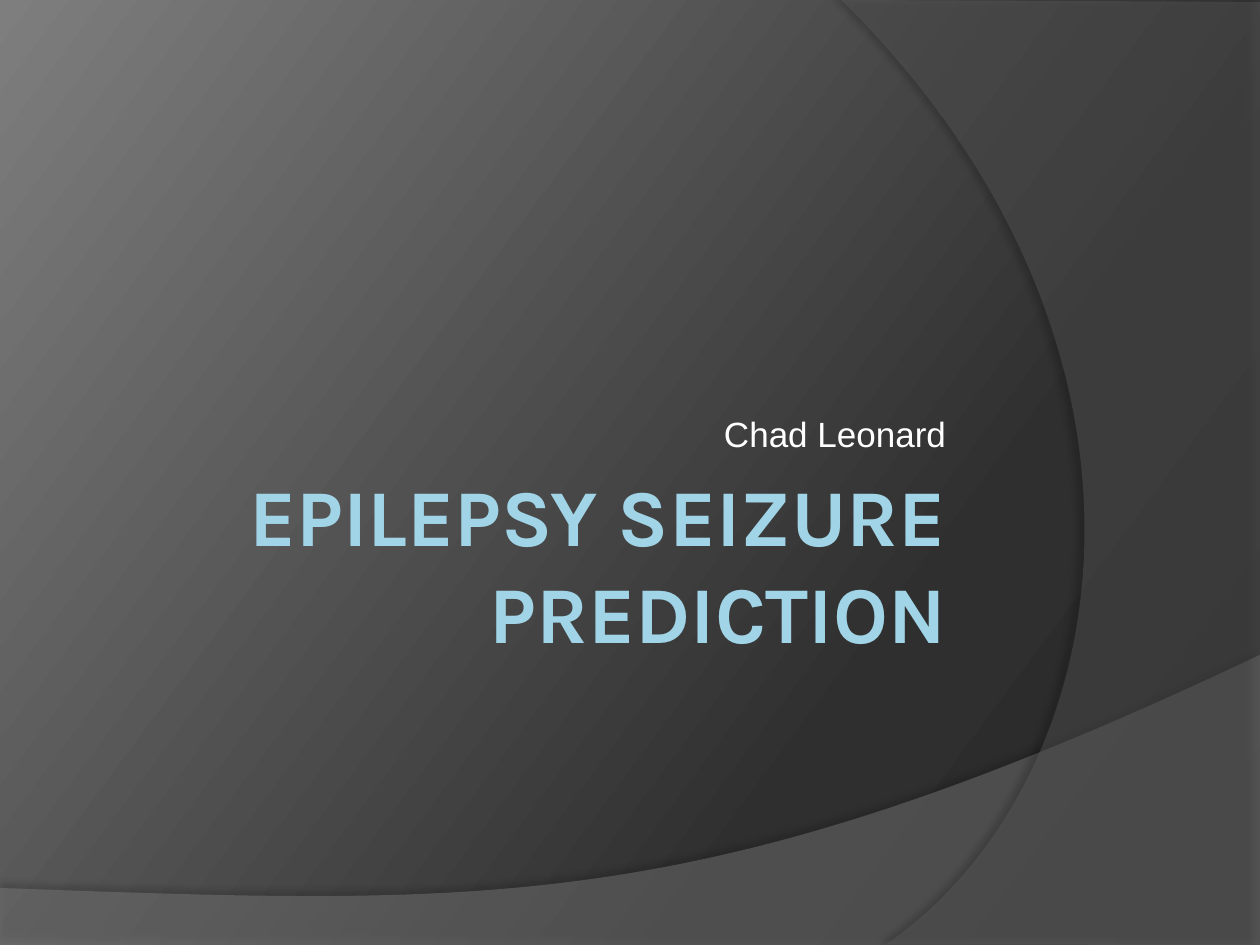
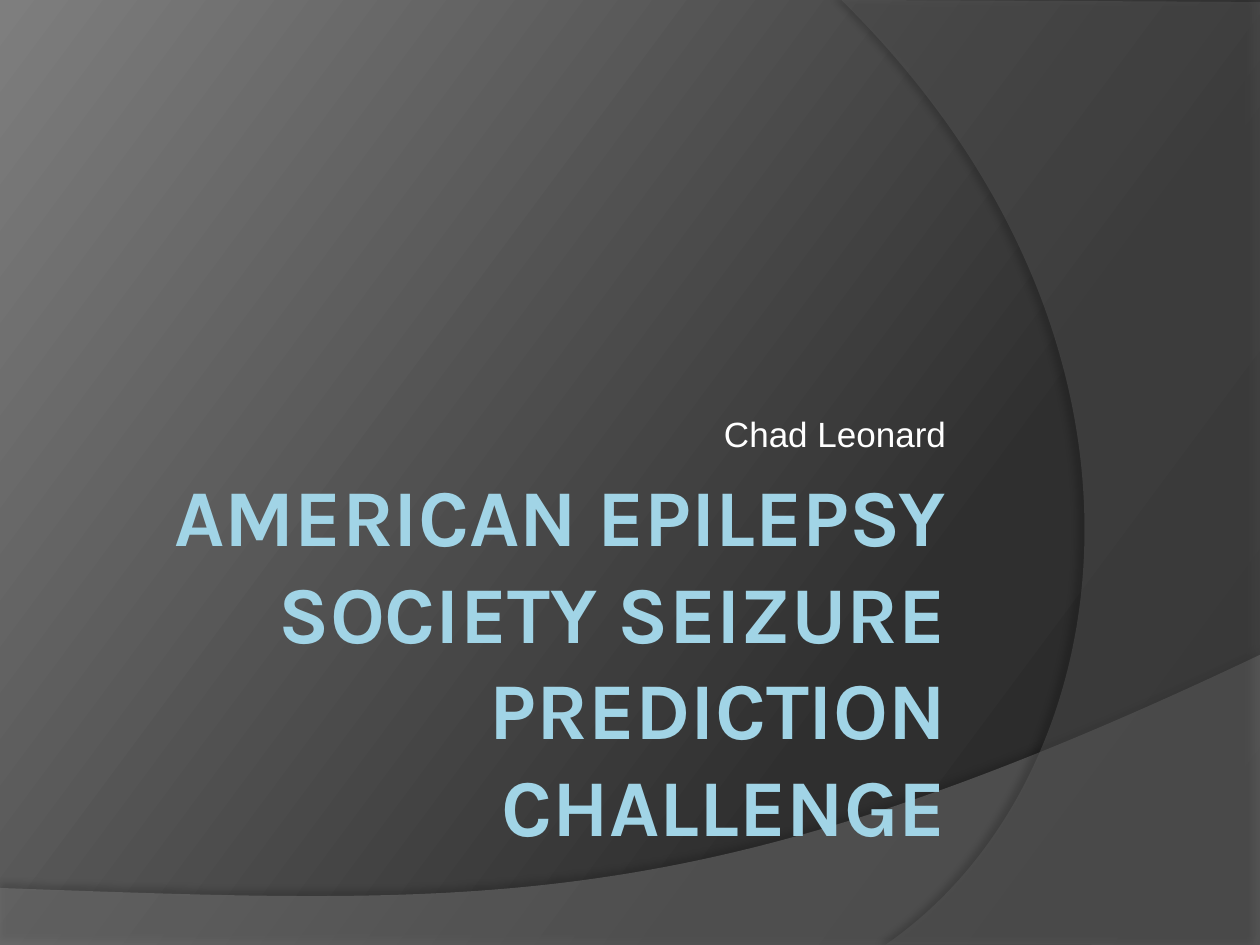
Before and after one commit to edeo/landsat_looker, a slide deck: slide 1 of chad/project/EpilepsyProject.pptx. Drawn at 1260x945 pixels with LibreOffice and Linux fonts; fonts in the diff are those of the drawing. Boxes give left, top, right and bottom in pixels: in the first picture for what was removed or moved away, otherwise in the second. Text is boxed around its words. In the diff, an @@ line names an element or a change of style, - is before the commit and + after.

```diff
--- a/chad/project/EpilepsyProject.pptx
+++ b/chad/project/EpilepsyProject.pptx
@@ title at bbox=[174, 493, 946, 837]: text changed @@
-EPILEPSY SEIZURE PREDICTION
+AMERICAN EPILEPSY SOCIETY SEIZURE PREDICTION CHALLENGE
```
Also in this commit, not shown: 9 other slides changed, 7 slides added, 3 slides removed, 1 other file.
